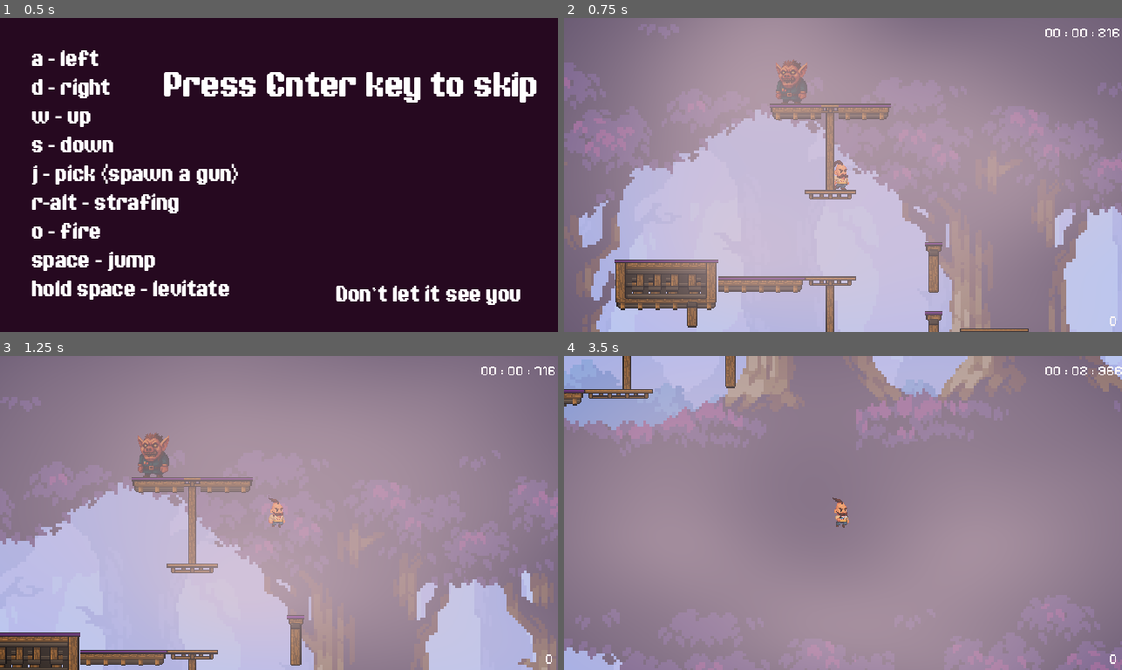
Above: before the commit, frames 1-4 (two rows, left to right).
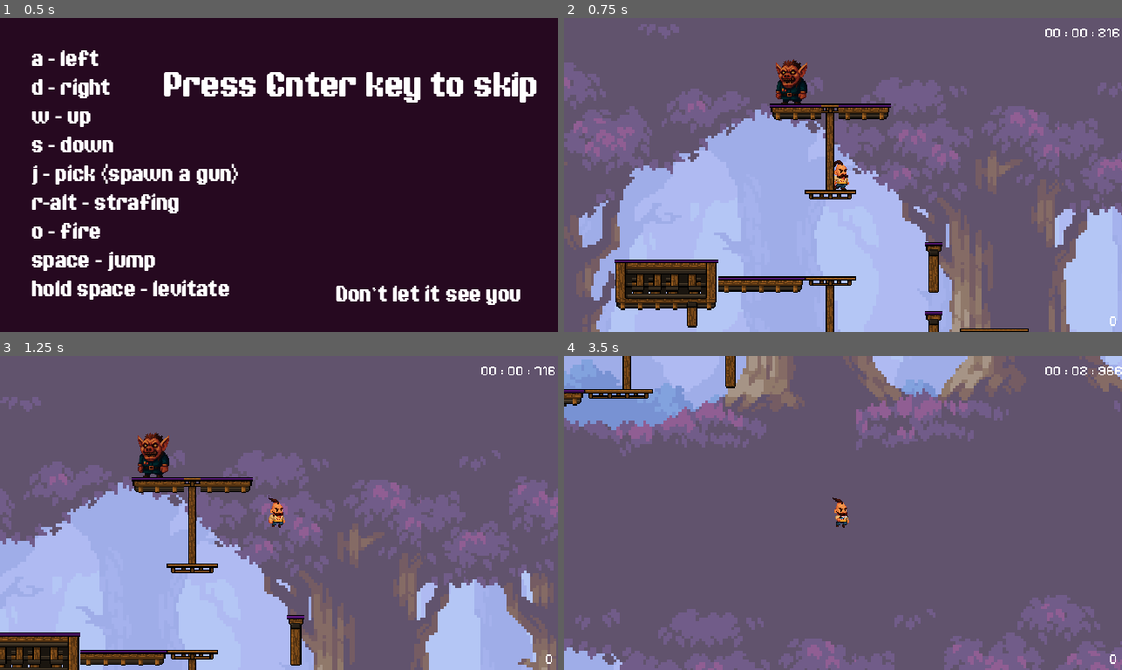
Above: after the commit, the same moments.

Repository: erotourtes/veliyduh
Game: Godot game, scene res://scenes/intro/intro.tscn
Two runs of this game, one before a commit and one after it. Both use one fixed random seed, a clock stepped at 60 frames per second and the inputs below. Sound files missing from this copy of the repository are replaced by a short silence.
Inputs:
- Up to frame 1 (0.5 s): no input
- Up to frame 2 (0.75 s): tap Enter at 0.5 s; hold D (right) from 0.53 s (still down); hold O (fire) from 0.53 s (still down)
- Up to frame 3 (1.25 s): keep holding D (right); keep holding O (fire); tap Space (jump) at 0.77 s
- Up to frame 4 (3.5 s): release O (fire) at 1.28 s; tap Alt (lock_direction) at 1.35 s; tap Space (jump) at 1.52, 3.02 s; release D (right) at 2.03 s; hold A (left) 2.03-2.78 s; hold J (pick) 2.03-2.78 s; hold D (right) from 2.78 s (still down); tap Enter at 2.85 s

Frame 1 is identical in both runs. In frame 2, 83% of the frame differs, in the area x 0-100%, y 0-100%; in frame 3, 84%; in frame 4, 93%.

Commit message:
fix: tween on stop

Diff:
--- a/scenes/game.gd
+++ b/scenes/game.gd
@@ -27,6 +27,7 @@
 var gameResult = EndResult.new()
 
 func _ready() -> void:
+	#sAudioServer.set_bus_mute(AudioServer.get_bus_index("Master"), true)
 	timer.endTime = 1 * 60
 	timer.stopped = false
 
@@ -40,7 +41,7 @@
 
 
 func handle_game_over() -> void:
-	hide_poison_effect()
+	hide_poison_effect.call_deferred()
 	background.stop()
 	get_tree().paused = true
 
@@ -105,6 +106,7 @@
 	if wobble_tween != null:
 		wobble_tween.kill()
 	wobble_tween = get_tree().create_tween()
+	wobble_tween.set_pause_mode(Tween.TWEEN_PAUSE_PROCESS)
 
 	wobble_tween.tween_property(mat, "shader_parameter/wobble_strength", 0.0, 0.3)
 	wobble_tween.tween_property(mat, "shader_parameter/tint_alpha", 0.0, 0.3)
@@ -117,6 +119,7 @@
 	if wobble_tween != null:
 		wobble_tween.kill()
 	wobble_tween = get_tree().create_tween()
+	wobble_tween.set_pause_mode(Tween.TWEEN_PAUSE_PROCESS)
 
 	wobble_tween.tween_property(mat, "shader_parameter/wobble_strength", current_wobble, 0.03)
 	wobble_tween.tween_property(mat, "shader_parameter/tint_alpha", 0.2, 0.3)
--- a/scenes/game.tscn
+++ b/scenes/game.tscn
@@ -15,6 +15,7 @@
 [ext_resource type="FontVariation" uid="uid://bgvv0uis51200" path="res://resources/new_font_variation.tres" id="8_264po"]
 [ext_resource type="Shader" uid="uid://v58d8t0ui5c5" path="res://scenes/woble.gdshader" id="8_ca42v"]
 [ext_resource type="Shader" uid="uid://c2sphapm7hvwp" path="res://scenes/blur.gdshader" id="8_rysoc"]
+[ext_resource type="Shader" uid="uid://cyrncbx4ar55e" path="res://scenes/shader1.gdshader" id="11_1kice"]
 [ext_resource type="Shader" uid="uid://vu1um2ir4p2s" path="res://scenes/background.gdshader" id="12_kvuet"]
 [ext_resource type="PackedScene" uid="uid://b3w1vkpdbts8k" path="res://scenes/menu.tscn" id="13_trtic"]
 [ext_resource type="Texture2D" uid="uid://c7crusc1xqqx3" path="res://assets/sprites/background/background_layer_2.png" id="14_trtic"]
@@ -24,13 +25,20 @@
 font = ExtResource("8_264po")
 font_size = 160
 
+[sub_resource type="ShaderMaterial" id="ShaderMaterial_5newe"]
+shader = ExtResource("11_1kice")
+shader_parameter/time_speed = 1.1610000551475
+shader_parameter/swirl_strength = 2.0170000958075
+shader_parameter/zoom = 0.5
+shader_parameter/tint_color = Color(0.30747572, 0.00047476173, 0.42243418, 1)
+
 [sub_resource type="ShaderMaterial" id="ShaderMaterial_ir15t"]
 shader = ExtResource("12_kvuet")
-shader_parameter/swirl_strength = 0.95600004541
-shader_parameter/noise_scale = 2.194000080465
-shader_parameter/smoke_speed = 0.69900002994262
-shader_parameter/swirl_speed = 2.97500013805262
-shader_parameter/density = 0.800000038
+shader_parameter/swirl_strength = 0.798000037905
+shader_parameter/noise_scale = 2.0830000751925
+shader_parameter/smoke_speed = 1.7030000776326202
+shader_parameter/swirl_speed = 2.5250001166776204
+shader_parameter/density = 1.0
 shader_parameter/smoke_color = Color(0.89411765, 0.7764706, 0.8, 1)
 
 [sub_resource type="ShaderMaterial" id="ShaderMaterial_ssvqc"]
@@ -362,7 +370,18 @@
 offset_right = -1036.0
 offset_bottom = 2223.0
 
+[node name="shader1" type="ColorRect" parent="main_player/Control"]
+visible = false
+z_index = 1
+material = SubResource("ShaderMaterial_5newe")
+layout_mode = 0
+offset_left = -2111.0
+offset_top = -4158.0
+offset_right = 4280.0
+offset_bottom = -531.0
+
 [node name="smoke" type="ColorRect" parent="main_player/Control"]
+visible = false
 material = SubResource("ShaderMaterial_ir15t")
 layout_mode = 0
 offset_left = -2337.0
@@ -381,9 +400,9 @@
 offset_right = 4470.0
 offset_bottom = -425.0
 color = Color(1, 1, 1, 0)
-metadata/_edit_lock_ = true
 
 [node name="woble" type="ColorRect" parent="main_player/Control"]
+visible = false
 material = SubResource("ShaderMaterial_rysoc")
 layout_mode = 0
 offset_left = -2479.0
--- /dev/null
+++ b/scenes/shader1.gdshader
@@ -0,0 +1,42 @@
+shader_type canvas_item;
+
+uniform float time_speed : hint_range(0.0, 5.0) = 1.0;
+uniform float swirl_strength : hint_range(0.0, 4.0) = 1.2;
+uniform float zoom : hint_range(0.5, 3.0) = 1.0;
+uniform vec3 tint_color : source_color = vec3(0.8, 0.4, 1.0);
+uniform sampler2D SCREEN_TEXTURE : hint_screen_texture, filter_linear_mipmap;
+
+void fragment() {
+    vec2 uv = UV;
+
+    // Centered coords in [-1, 1]
+    vec2 p = (uv - 0.5) * 2.0;
+    float r = length(p);
+    float angle = atan(p.y, p.x);
+
+    float t = TIME * time_speed;
+
+    // Swirling distortion based on radius & time
+    float swirl = swirl_strength * (1.0 - smoothstep(0.0, 1.0, r));
+    angle += swirl * sin(t + r * 6.2831);
+
+    // Zoom in/out slightly with time
+    float dynamic_zoom = zoom + 0.05 * sin(t * 0.7);
+    float new_r = r * dynamic_zoom;
+
+    vec2 polar_to_cart = vec2(cos(angle), sin(angle)) * new_r;
+
+    // Back to [0,1] UV space
+    vec2 distorted_uv = polar_to_cart * 0.5 + 0.5;
+
+    // Wrap UV so it tiles instead of hard-clipping
+    distorted_uv = fract(distorted_uv);
+
+    // Sample the screen texture if used as a post-process, otherwise just color
+    vec4 base_col = texture(SCREEN_TEXTURE, distorted_uv);
+
+    // Combine with tint
+    vec3 final_col = mix(base_col.rgb, tint_color, 0.4 + 0.3 * sin(t + r * 10.0));
+
+    COLOR = vec4(final_col, base_col.a);
+}
Not shown: 1 places in scenes/game.tscn that only renumber resources
Not shown, added: scenes/shader1.gdshader.uid
